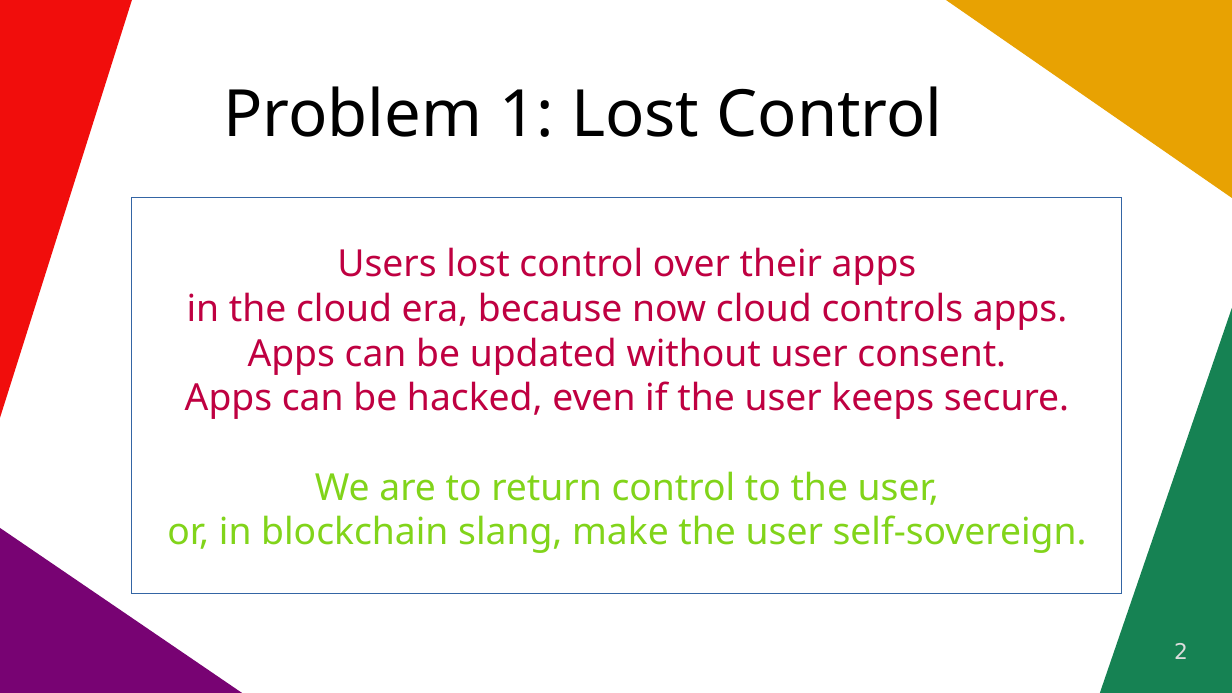
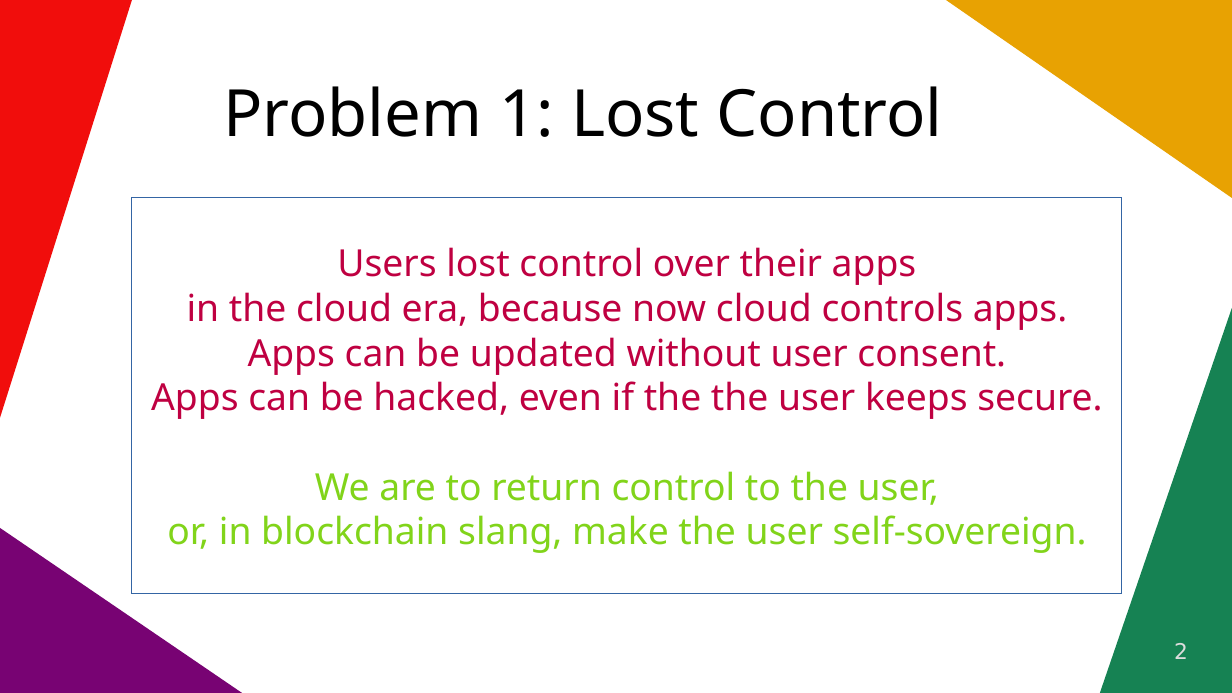
Before and after one commit to vporton/icp-package-manager, a slide deck: slide 2 of docs/presentation.odp. Drawn at 1232x693 pixels with LibreOffice and Linux fonts; fonts in the diff are those of the drawing. Boxes give left, top, right and bottom in pixels: in the first picture for what was removed or moved away, otherwise in the second. Text is boxed around its words. In the diff, an @@ line names an element or a change of style, - is before the commit and + after.

```diff
--- a/docs/presentation.odp
+++ b/docs/presentation.odp
@@ text in rectangle at <box>151,381,1102,419</box>: text changed @@
-Apps can be hacked, even if the user keeps secure.
+Apps can be hacked, even if the the user keeps secure.
```
Also in this commit, not shown: 9 other slides changed.
